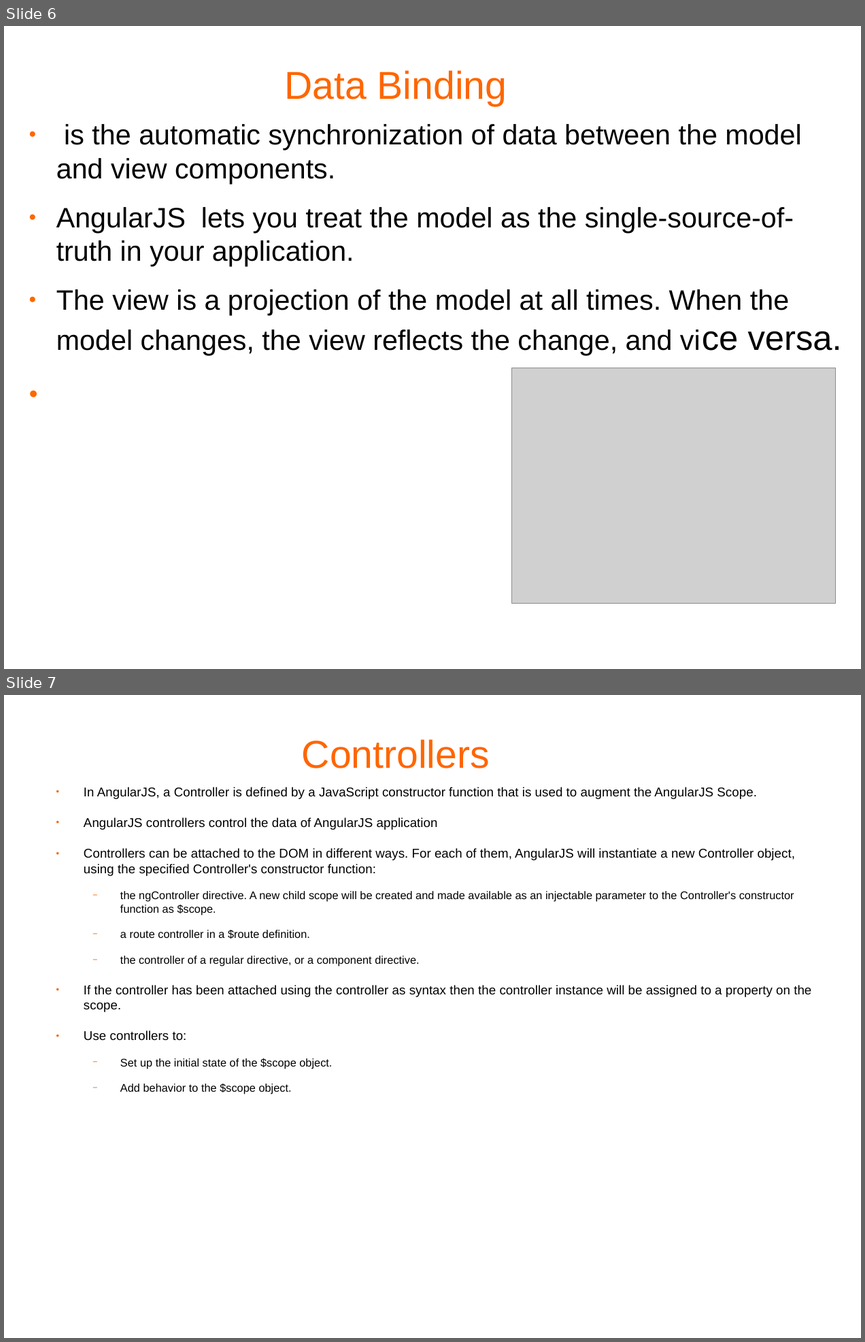
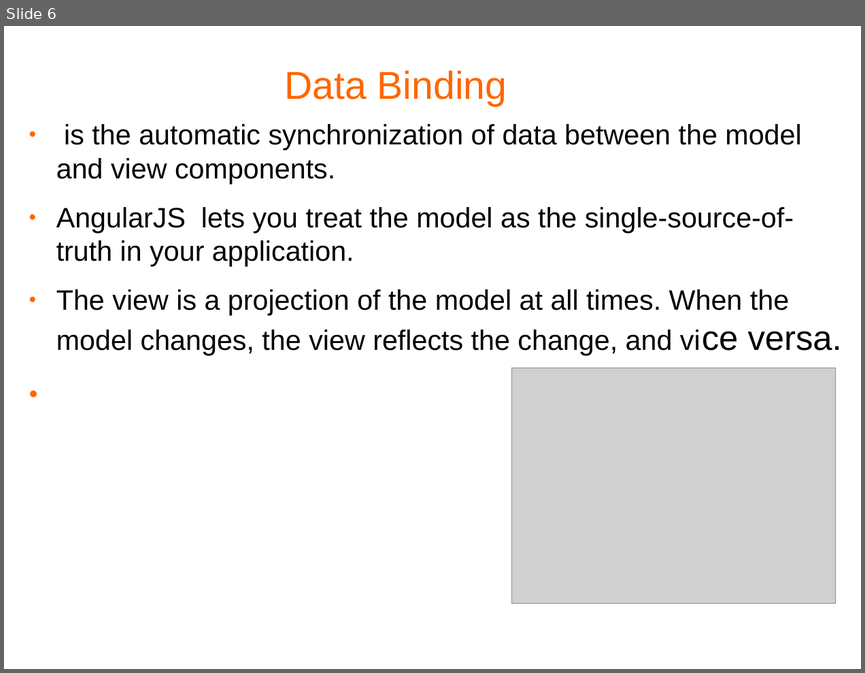
Before and after one commit to mphobwcodes/AngularJSExamples, a slide deck: RealAngularSite/AngularJS.pptx. Shown one above the other, each under a label of ours: slides 6 and 7 before the commit, slide 6 after it. The pictures are 865x1342 and 865x673 pixels, drawn with LibreOffice and Linux fonts; fonts in the diff are those of the drawing; grey boxes stand for pictures; background and template pictures are left out. Boxes give left, top, right and bottom in pixels: in the first picture for what was removed or moved away, otherwise in the second. Text is boxed around its words. In the diff, an @@ line names an element or a change of style, - is before the commit and + after.

```diff
--- a/RealAngularSite/AngularJS.pptx
+++ b/RealAngularSite/AngularJS.pptx
@@ slide 7 removed at bbox=[4, 695, 861, 1338], background #FFFFFF @@
@@ text removed at bbox=[302, 739, 490, 768] @@
-Controllers
@@ text removed at bbox=[84, 787, 811, 1094] @@
-● In AngularJS, a Controller is defined by a JavaScript constructor function that is used to augment the AngularJS Scope.
-● AngularJS controllers control the data of AngularJS application
-● Controllers can be attached to the DOM in different ways. For each of them, AngularJS will instantiate a new Controller object, using the specified Controller's constructor function:
-  − the ngController directive. A new child scope will be created and made available as an injectable parameter to the Controller's constructor function as $scope.
-  − a route controller in a $route definition.
-  − the controller of a regular directive, or a component directive.
-● If the controller has been attached using the controller as syntax then the controller instance will be assigned to a property on the scope.
-● Use controllers to:
-  − Set up the initial state of the $scope object.
-  − Add behavior to the $scope object.
```
Also in this commit, not shown: 2 slides changed, 10 slides added, 1 other slide removed, 4 other files.
